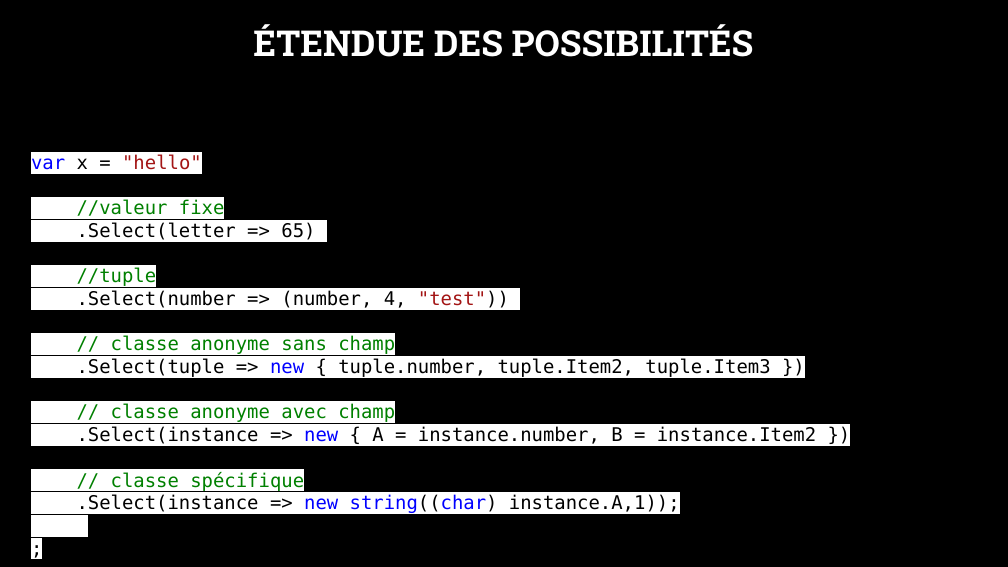
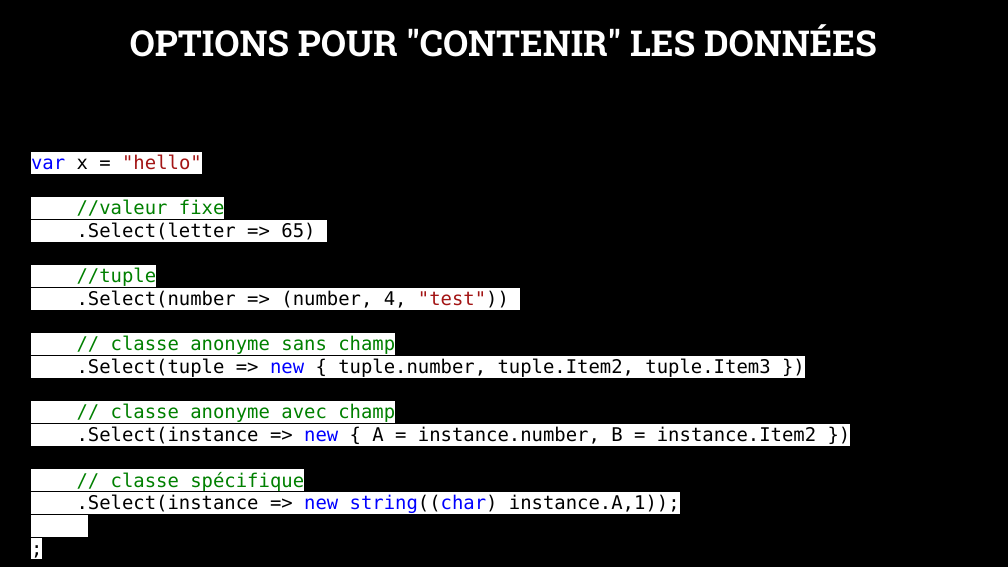
Before and after one commit to po77qxd/323-Programmation_fonctionnelle, a slide deck: slide 5 of supports/source/03-Map.pptx (slide 4 before the commit). Drawn at 1008x567 pixels with LibreOffice and Linux fonts; fonts in the diff are those of the drawing; background and template pictures are left out. Boxes give left, top, right and bottom in pixels: in the first picture for what was removed or moved away, otherwise in the second. Text is boxed around its words. In the diff, an @@ line names an element or a change of style, - is before the commit and + after.

```diff
--- a/supports/source/03-Map.pptx
+++ b/supports/source/03-Map.pptx
@@ title at [130,24,877,57]: text changed @@
-ÉTENDUE DES POSSIBILITÉS
+OPTIONS POUR "CONTENIR" LES DONNÉES
```
Also in this commit, not shown: 1 other slide changed, 1 slide added.
